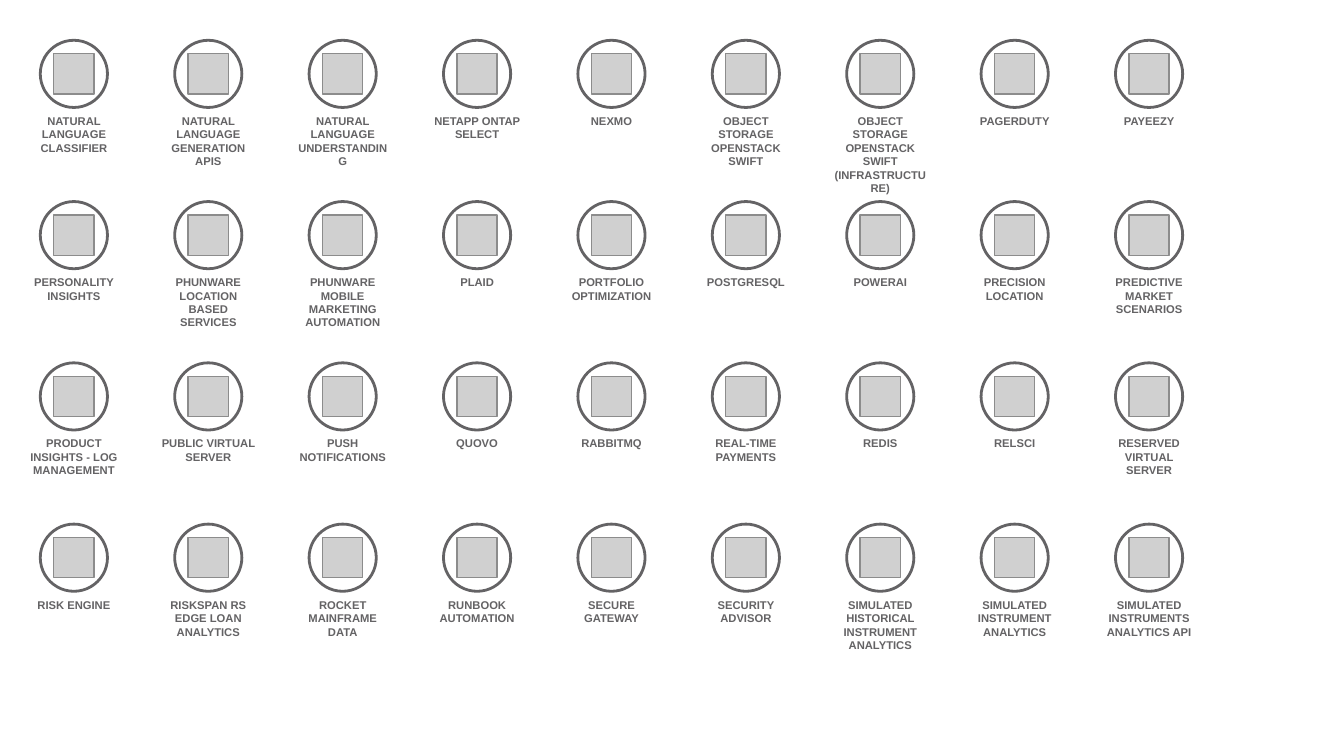
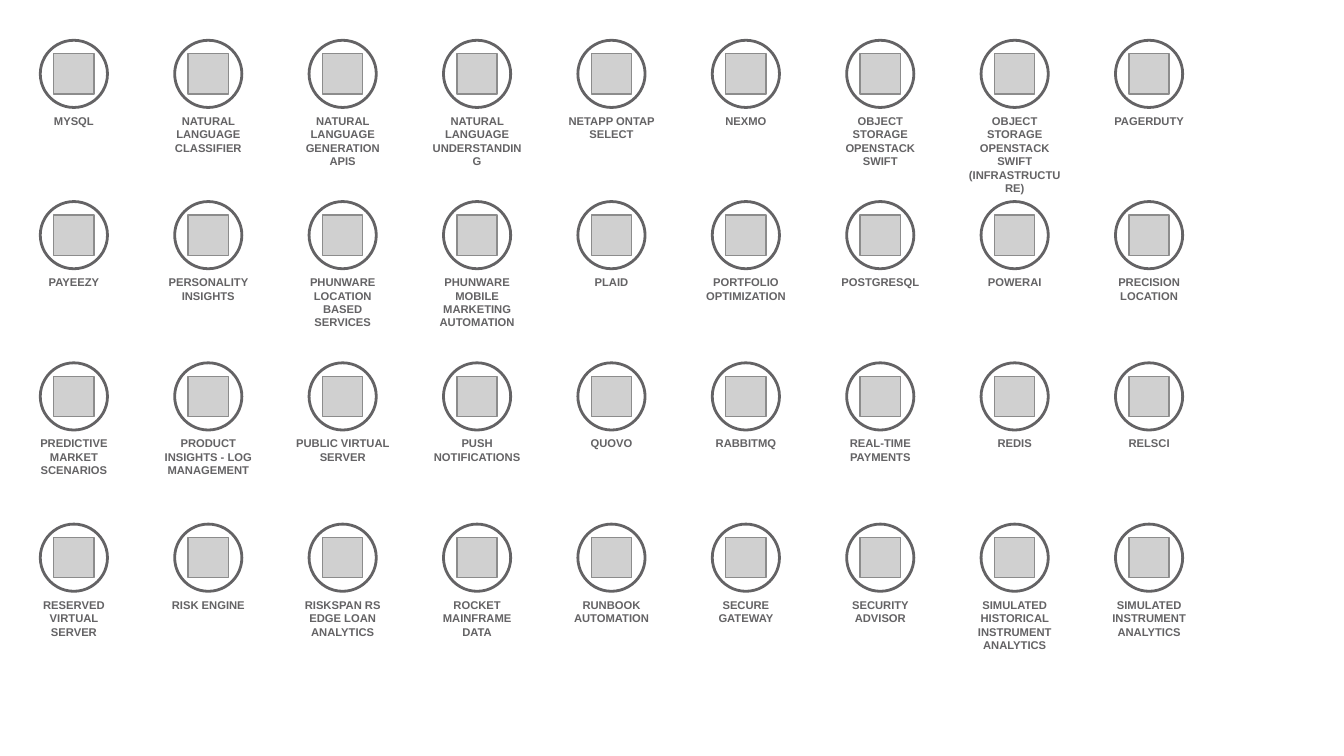
Before and after one commit to l2fprod/myarchitecture, a slide deck: slide 7 of mycatalog-architecture-diagram-template.pptx. Drawn at 1344x756 pixels with LibreOffice and Linux fonts; fonts in the diff are those of the drawing; grey boxes stand for pictures. Boxes give left, top, right and bottom in pixels: in the first picture for what was removed or moved away, otherwise in the second. Text is boxed around its words. In the diff, an @@ line names an element or a change of style, - is before the commit and + after.

Commit message:
new deck

```diff
--- a/mycatalog-architecture-diagram-template.pptx
+++ b/mycatalog-architecture-diagram-template.pptx
@@ text at (x1=54, y1=117, x2=94, y2=127): text changed @@
-NATURAL LANGUAGE CLASSIFIER
+MYSQL
@@ text at (x1=175, y1=117, x2=242, y2=152): text changed @@
-NATURAL LANGUAGE GENERATION APIS
+NATURAL LANGUAGE CLASSIFIER
@@ text at (x1=306, y1=117, x2=380, y2=165): text changed @@
-NATURAL LANGUAGE UNDERSTANDING
+NATURAL LANGUAGE GENERATION APIS
@@ text added at (x1=445, y1=117, x2=509, y2=138), 6 pt, text #646365, bold @@
+NATURAL LANGUAGE UNDERSTANDING
@@ text at (x1=980, y1=117, x2=1050, y2=165): text changed @@
-OBJECT STORAGE OPENSTACK SWIFT
+OBJECT STORAGE OPENSTACK SWIFT (INFRASTRUCTURE)
@@ 3 texts moved together from (x1=1115, y1=117, x2=1183, y2=474) to (x1=40, y1=278, x2=108, y2=636) @@
@@ 25 texts moved together from (x1=30, y1=117, x2=1050, y2=636) to (x1=165, y1=117, x2=1184, y2=636) @@
@@ text removed at (x1=844, y1=601, x2=917, y2=649) @@
-SIMULATED HISTORICAL INSTRUMENT ANALYTICS
@@ text at (x1=978, y1=601, x2=1051, y2=649): text changed @@
-SIMULATED INSTRUMENT ANALYTICS
+SIMULATED HISTORICAL INSTRUMENT ANALYTICS
@@ text at (x1=1112, y1=601, x2=1185, y2=636): text changed @@
-SIMULATED INSTRUMENTS ANALYTICS API
+SIMULATED INSTRUMENT ANALYTICS
```
Also in this commit, not shown: 15 other slides changed, 1 slide added, 1 slide removed.
